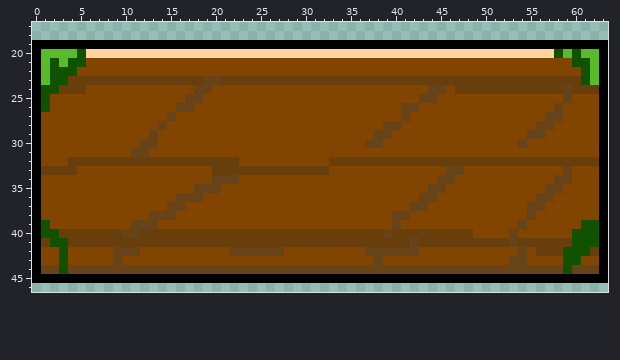
Two versions of one pixel-art sprite, Assets/Art/InternetSprite/tableau.png. Above is the file before it was changed.
The file is 64x64 pixels. Shown: x 0..63, y 17..46.
The same view after the edit:
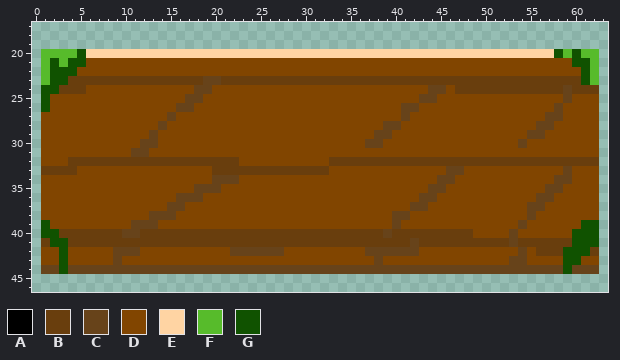
Palette (. is transparent): A #000000  B #693e0d  C #67431a  D #814500  E #ffd4a3  F #57bb2b  G #105200
Change:
Colour A is gone in row 19 at x 0 to 63; in rows 20 to 44 at x 0 and 63; in row 45 at x 0 to 63.
